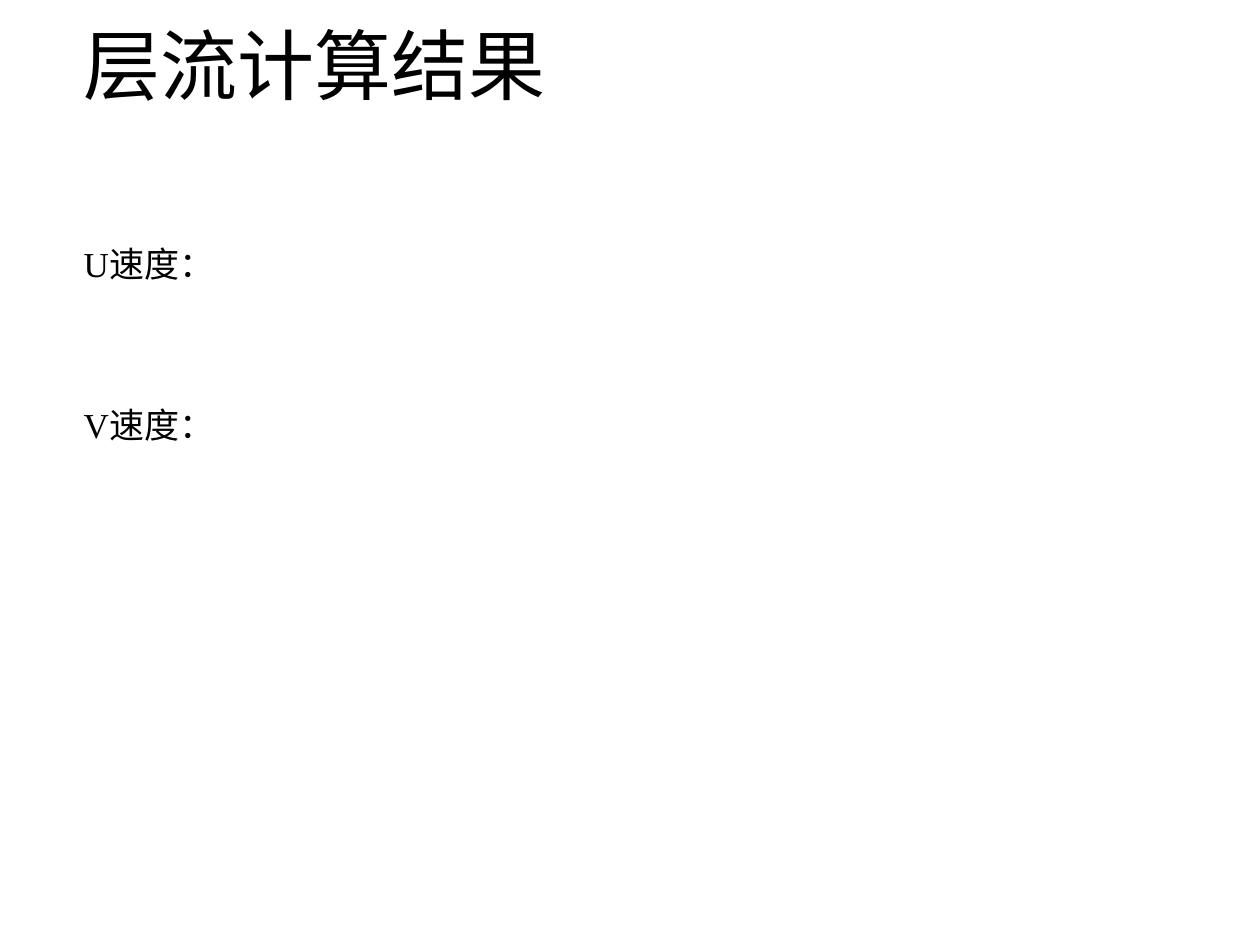
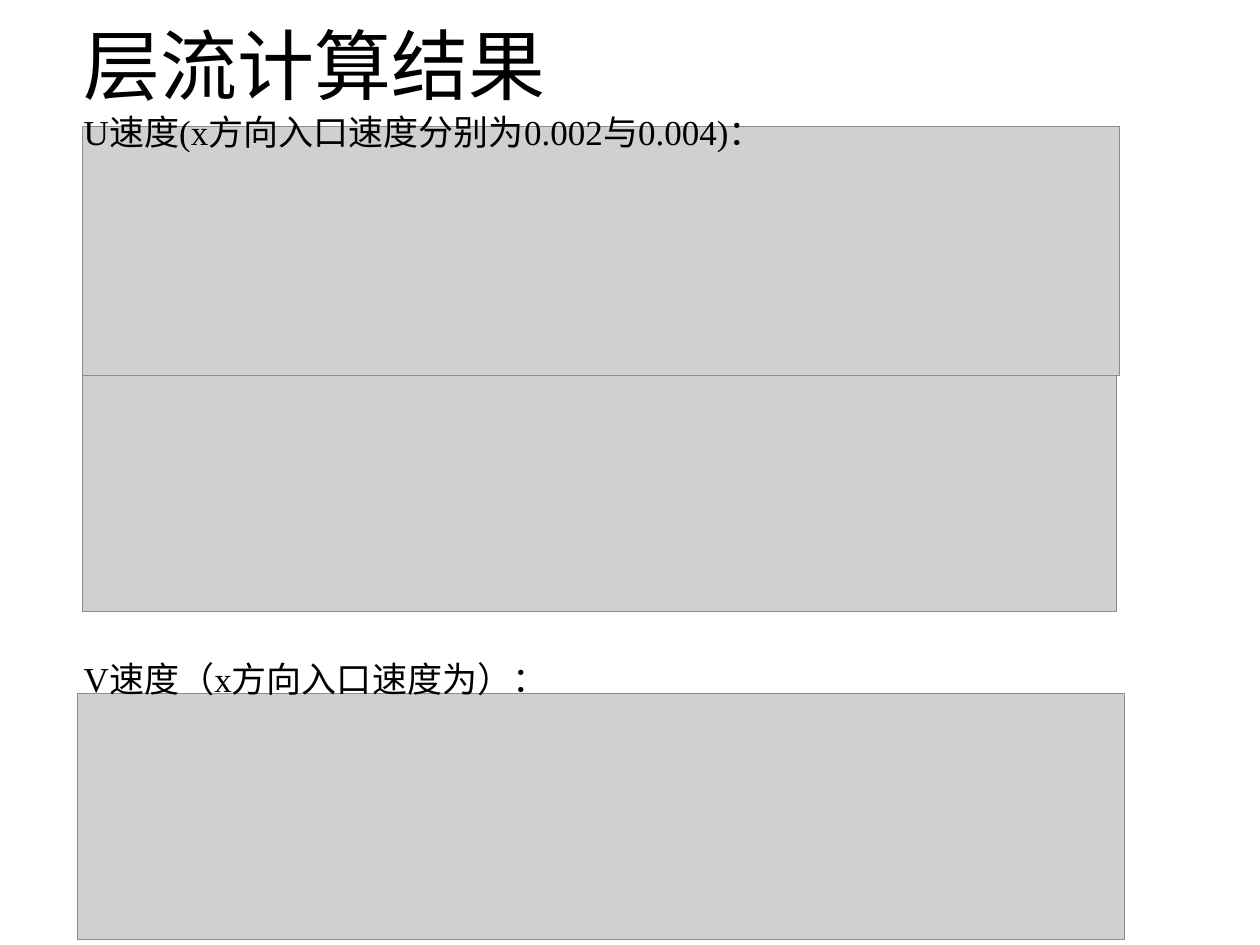
Before and after one commit to hohiroki/homework, a slide deck: slide 12 of NO1/NO1.pptx. Drawn at 1260x945 pixels with LibreOffice and Linux fonts; fonts in the diff are those of the drawing; grey boxes stand for pictures. Boxes give left, top, right and bottom in pixels: in the first picture for what was removed or moved away, otherwise in the second. Text is boxed around its words. In the diff, an @@ line names an element or a change of style, - is before the commit and + after.

```diff
--- a/NO1/NO1.pptx
+++ b/NO1/NO1.pptx
@@ text at bbox=[84, 117, 764, 152]: text changed @@
-U速度：
+U速度(x方向入口速度分别为0.002与0.004)：
@@ picture added at bbox=[82, 126, 1119, 375] @@
@@ picture added at bbox=[82, 375, 1116, 611] @@
@@ text at bbox=[84, 664, 548, 699]: text changed @@
-V速度：
+V速度（x方向入口速度为）：
@@ picture added at bbox=[78, 694, 1125, 940] @@
```
Also in this commit, not shown: 6 other slides changed, 15 other files.
